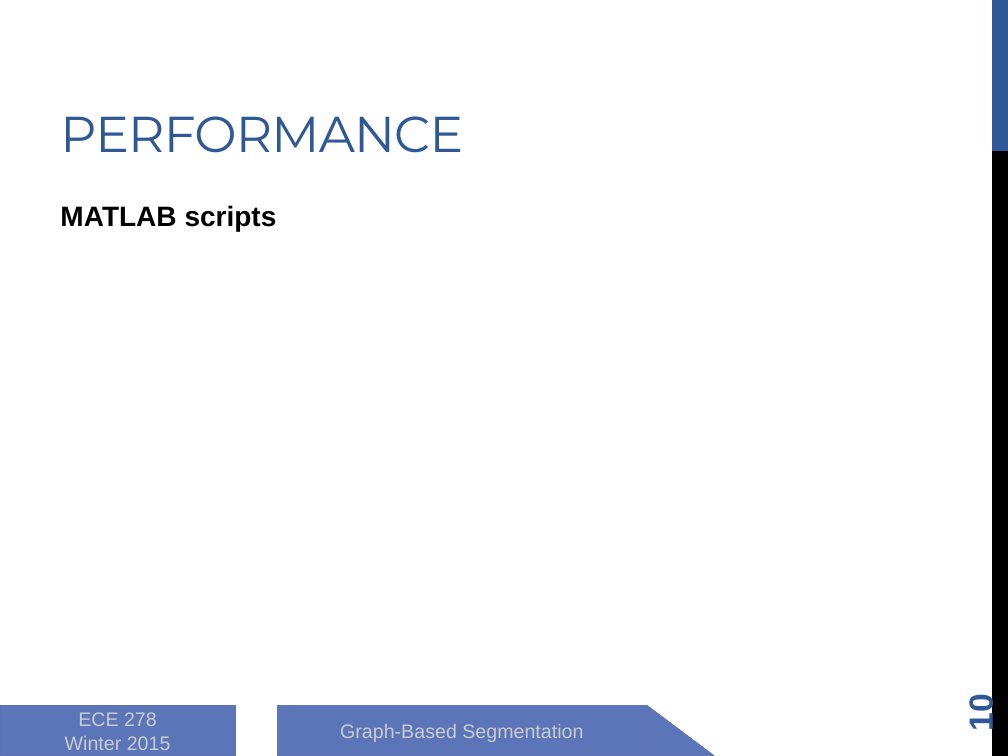
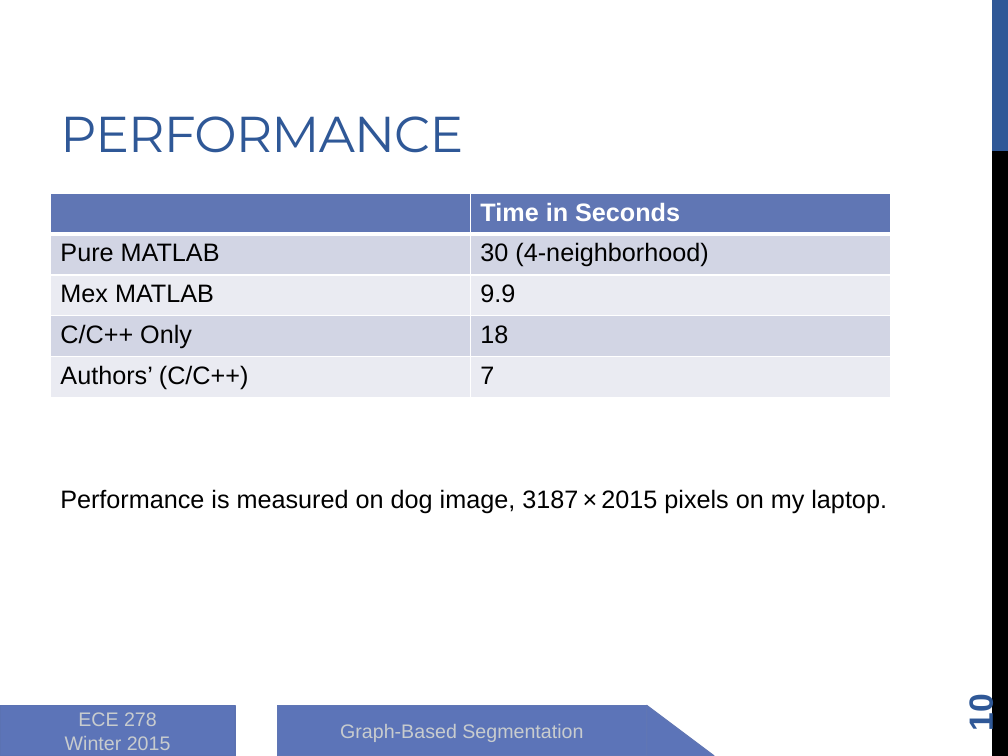
Before and after one commit to zhongguomeng/graph-based-segmentation, a slide deck: slide 10 of 8_report/presentation.pptx. Drawn at 1008x756 pixels with LibreOffice and Linux fonts; fonts in the diff are those of the drawing. Boxes give left, top, right and bottom in pixels: in the first picture for what was removed or moved away, otherwise in the second. Text is boxed around its words. In the diff, an @@ line names an element or a change of style, - is before the commit and + after.

```diff
--- a/8_report/presentation.pptx
+++ b/8_report/presentation.pptx
@@ table added at bbox=[50, 194, 891, 398], 5 rows, 2 columns @@
+ | Time in Seconds
+Pure MATLAB | 30 (4-neighborhood)
+Mex MATLAB | 9.9
+C/C++ Only | 18
+Authors’ (C/C++) | 7
@@ text removed at bbox=[60, 205, 277, 231] @@
-MATLAB scripts
@@ text added at bbox=[60, 489, 887, 514], 18 pt, text #000000 @@
+Performance is measured on dog image, 3187 × 2015 pixels on my laptop.
```
Also in this commit, not shown: 2 other slides changed, 5 other files.
